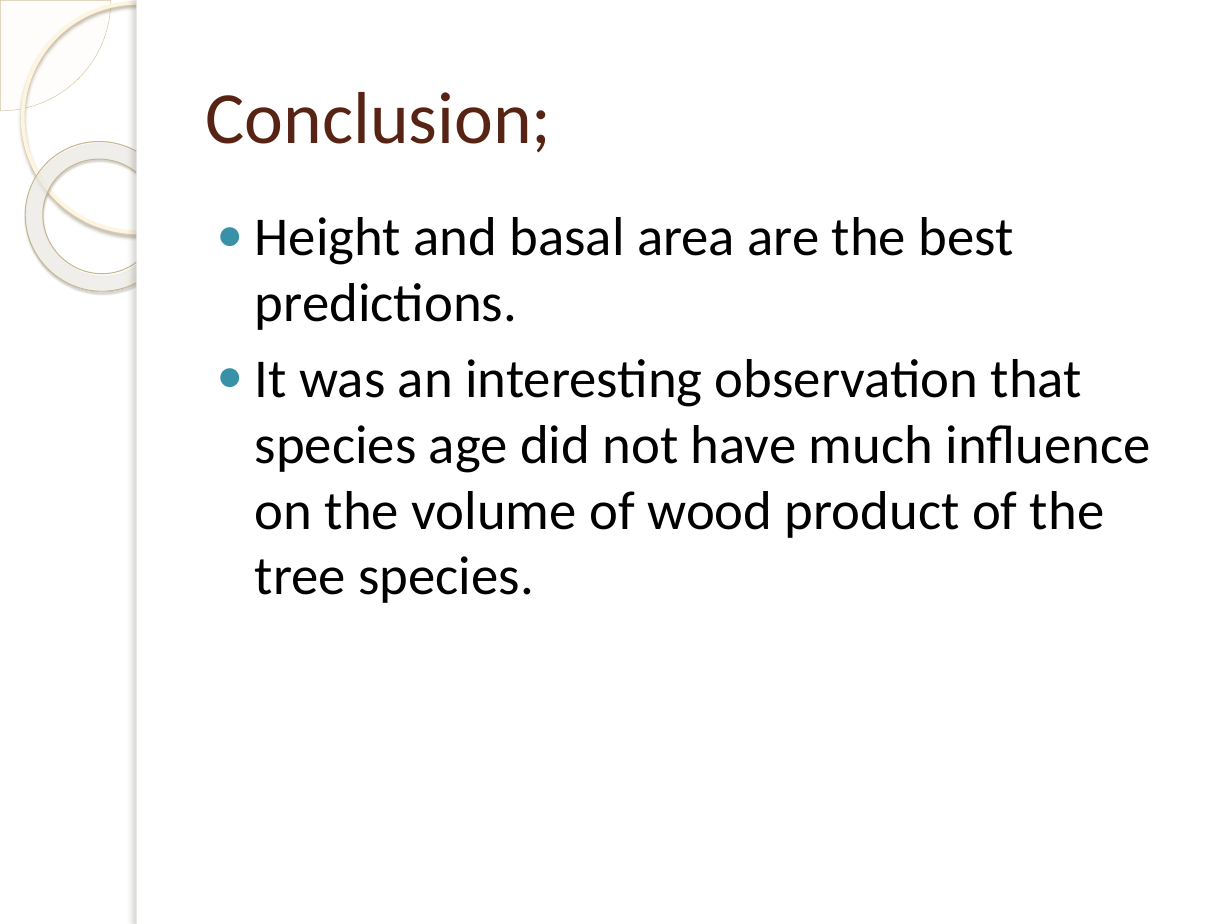
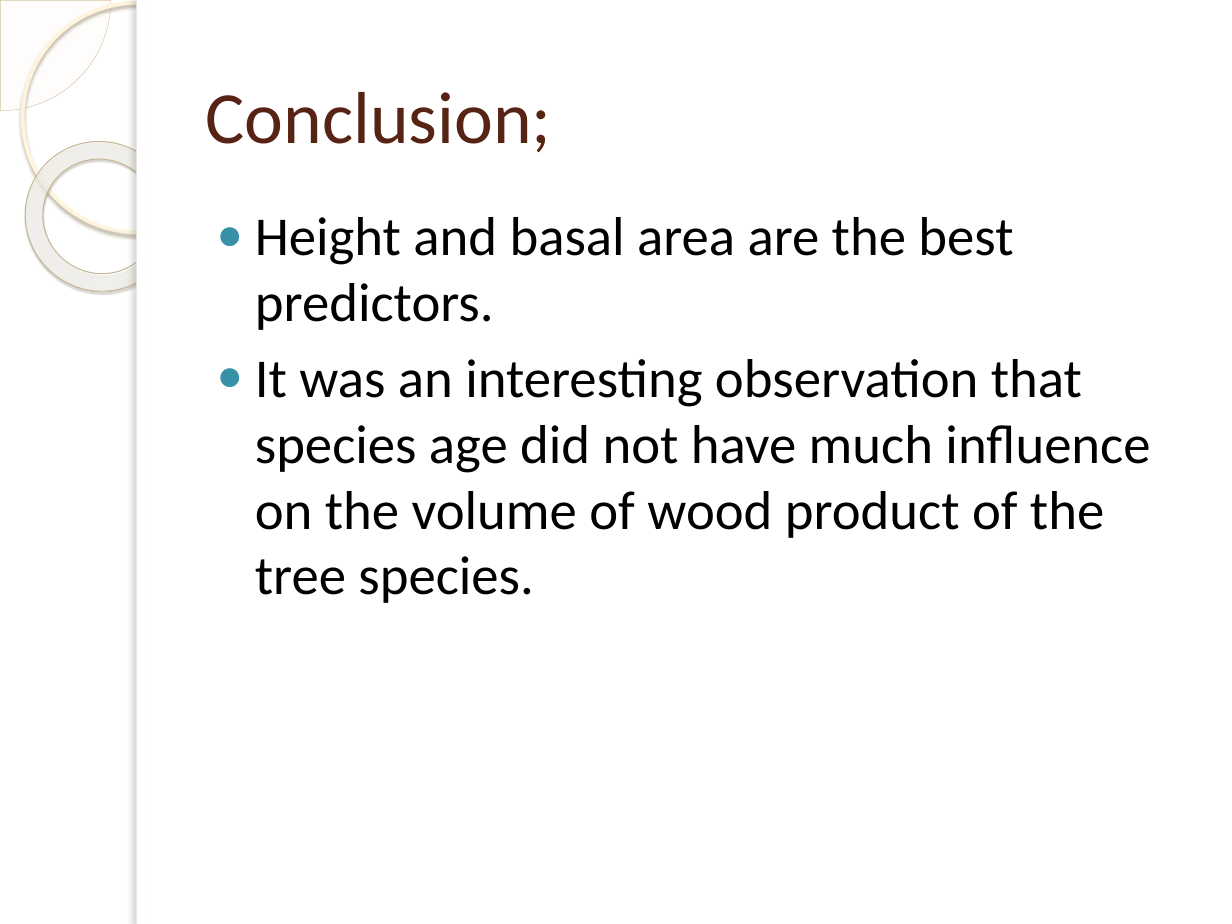
Before and after one commit to dnkansah-tieku/IronHack_Final_Project, a slide deck: slide 5 of Presentation.pptx (slide 9 before the commit). Drawn at 1232x924 pixels with LibreOffice and Linux fonts; fonts in the diff are those of the drawing; background and template pictures are left out. Boxes give left, top, right and bottom in pixels: in the first picture for what was removed or moved away, otherwise in the second. Text is boxed around its words. In the diff, an @@ line names an element or a change of style, - is before the commit and + after.

```diff
--- a/Presentation.pptx
+++ b/Presentation.pptx
@@ text at (x1=255, y1=217, x2=1013, y2=330): text changed @@
-● Height and basal area are the best predictions.
+● Height and basal area are the best predictors.
```
Also in this commit, not shown: 2 other slides changed, 4 slides removed.
